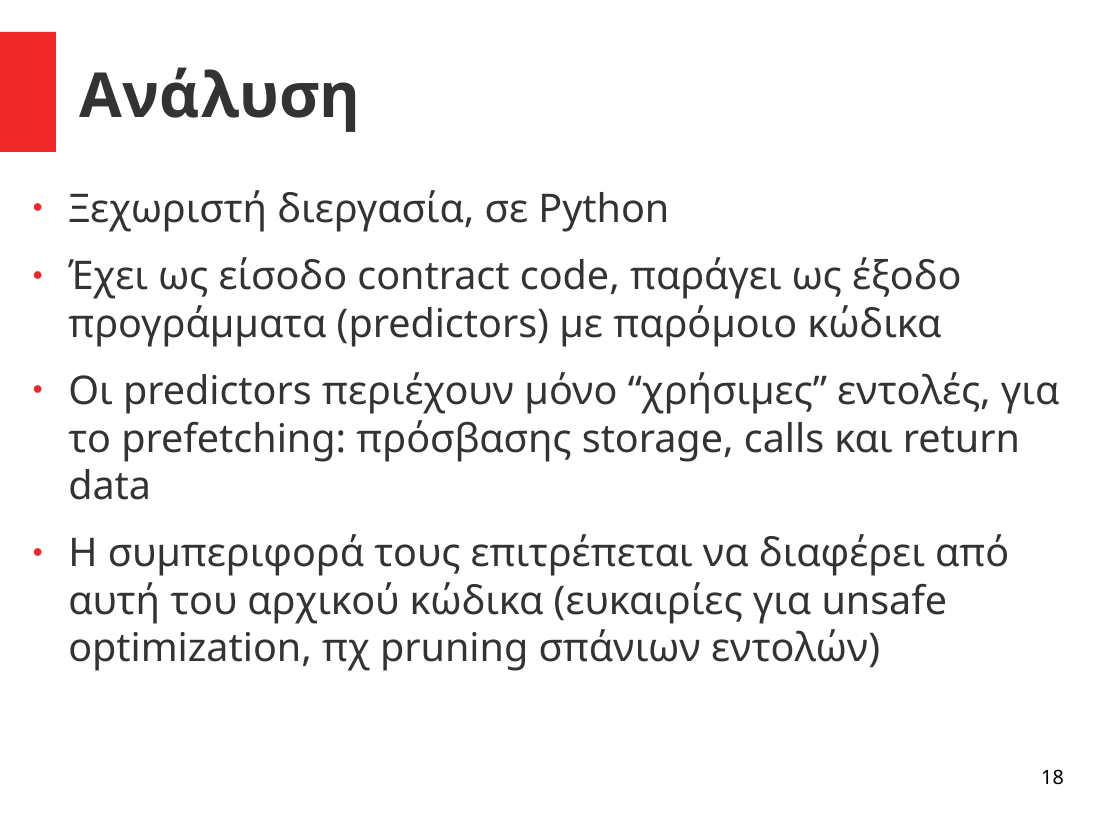
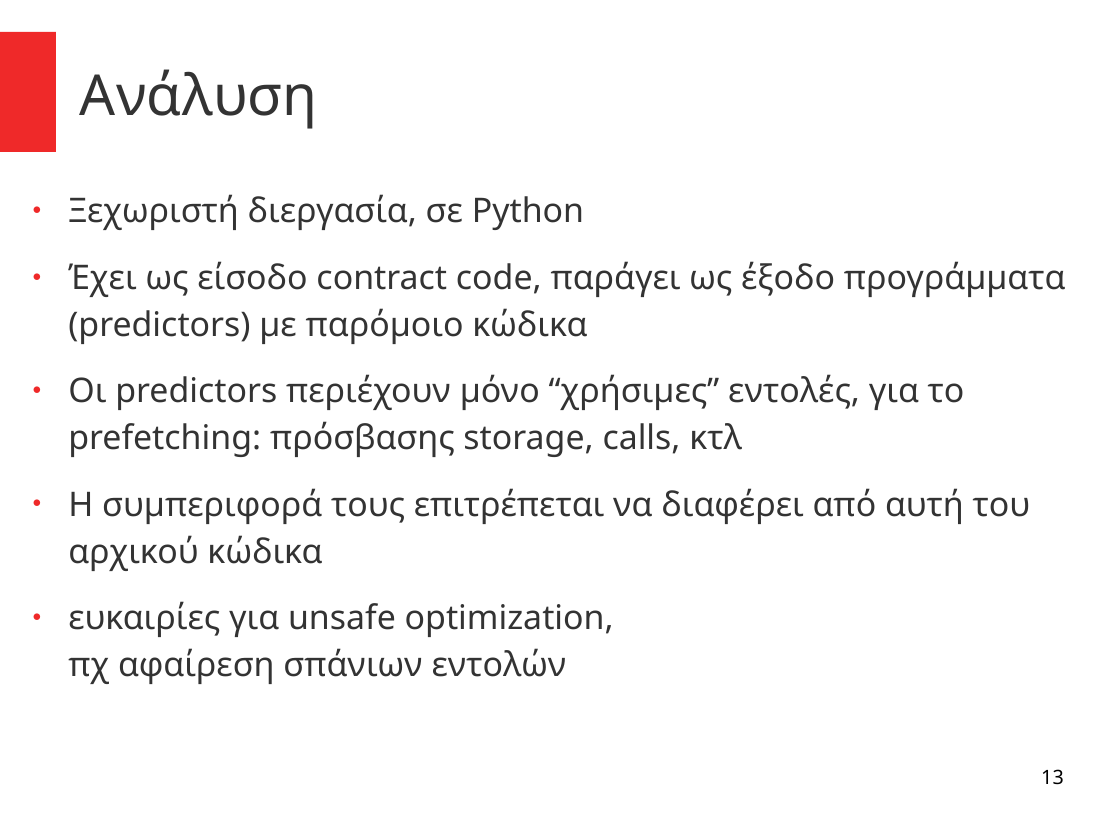
Before and after one commit to el15066/Diplomatiki, a slide deck: slide 13 of main/Presentation.odp (slide 18 before the commit). Drawn at 1120x840 pixels with LibreOffice and Linux fonts; fonts in the diff are those of the drawing. Boxes give left, top, right and bottom in pixels: in the first picture for what was removed or moved away, otherwise in the second. Text is boxed around its words. In the diff, an @@ line names an element or a change of style, - is before the commit and + after.

```diff
--- a/main/Presentation.odp
+++ b/main/Presentation.odp
@@ title "Ανάλυση" at (80, 69, 317, 129): size 44 to 40 pt, bold off @@
@@ text at (68, 194, 1066, 344): size 28 to 24 pt in "Ξεχωριστή διεργασία, σε Python", "Έχει ως είσοδο contract code, παράγει ως ..."; line spacing 1 to 1.15 @@
@@ text at (68, 374, 1030, 684): text changed; size 28 to 24 pt @@
-● Οι predictors περιέχουν μόνο “χρήσιμες” εντολές, για το prefetching: πρόσβασης storage, calls και return data
-● Η συμπεριφορά τους επιτρέπεται να διαφέρει από αυτή του αρχικού κώδικα (ευκαιρίες για unsafe optimization, πχ pruning σπάνιων εντολών)
+● Οι predictors περιέχουν μόνο “χρήσιμες” εντολές, για το prefetching: πρόσβασης storage, calls, κτλ
+● Η συμπεριφορά τους επιτρέπεται να διαφέρει από αυτή του αρχικού κώδικα
+● ευκαιρίες για unsafe optimization,
+  πχ αφαίρεση σπάνιων εντολών
@@ page number at (1041, 769, 1064, 785): text changed @@
-18
+13
```
Also in this commit, not shown: 16 other slides changed, 5 slides added, 19 slides removed, 1 other file.
